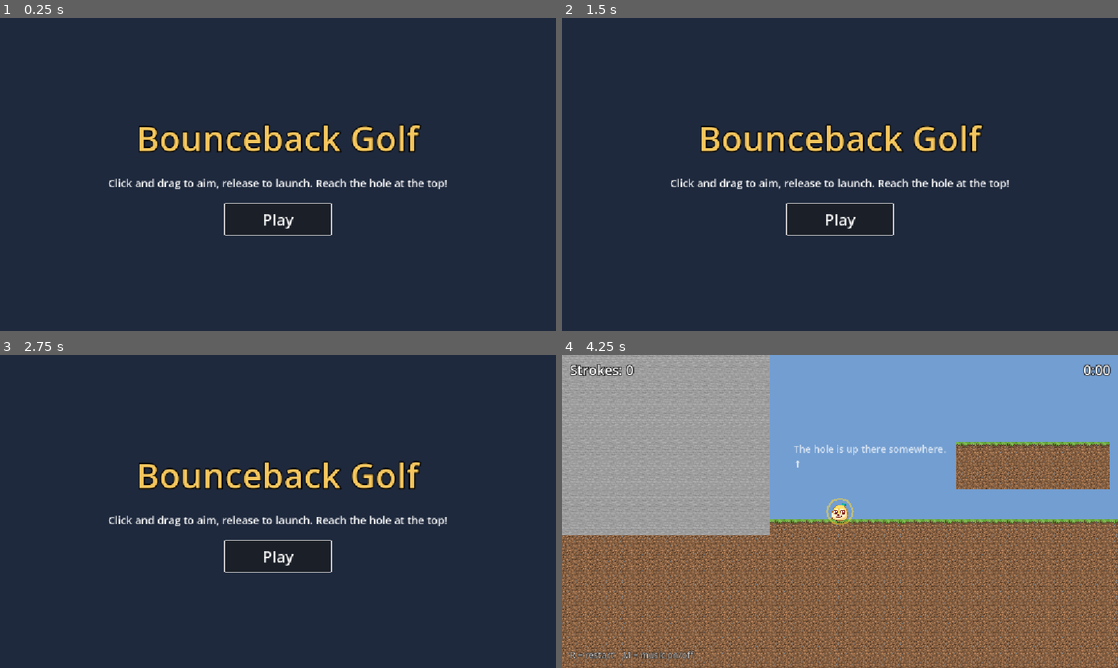
Above: before the commit, frames 1-4 (two rows, left to right).
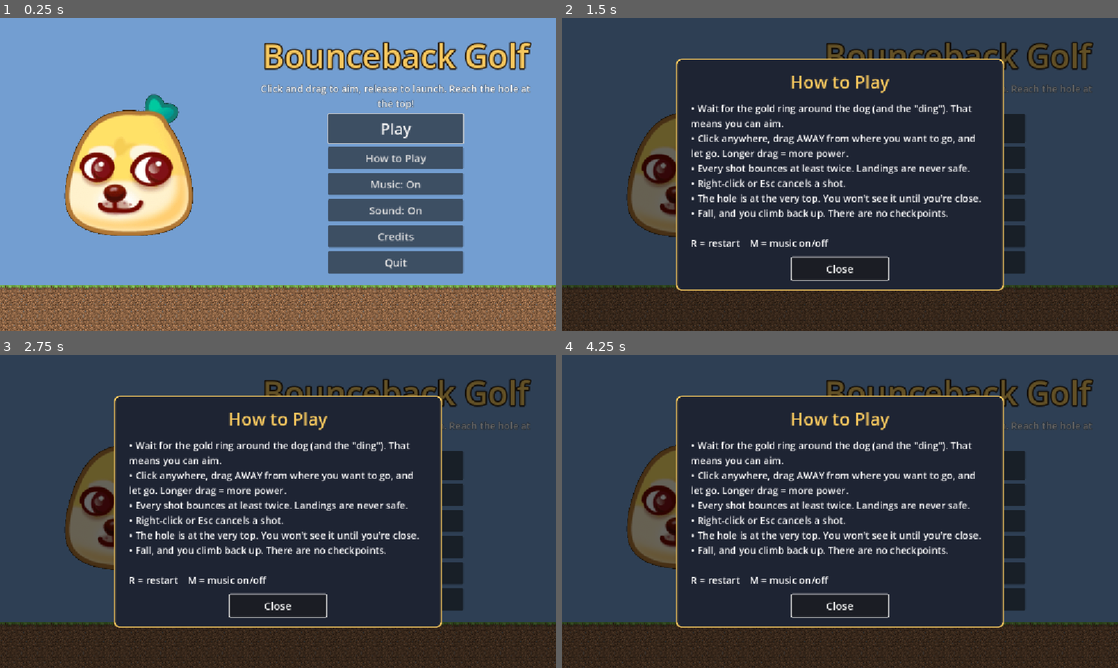
Above: after the commit, the same moments.

Repository: Khazap/bounceback-golf
Game: Godot game, scene res://scenes/ui/Title.tscn
The game is run twice, just before and just after one commit, with the same random seed, the same clock (stepped at 60 frames per second) and the same inputs. Sound files missing from this copy of the repository are replaced by a short silence.
Inputs (mouse positions are in pixels of both pictures, inside the frame that each line leads up to):
- Up to frame 1 (0.25 s): no input
- Up to frame 2 (1.5 s): click (956, 158) at 0.5 s, where only the run after the commit has a clickable "How to Play"; click (956, 183) at 1.25 s, where only the run after the commit has a clickable "Music: On"
- Up to frame 3 (2.75 s): click (394, 545) at 2 s, where only the run after the commit has a clickable "Sound: On"
- Up to frame 4 (4.25 s): click (956, 574) at 2.75 s, where only the run after the commit has a clickable "Credits"; click "Play" at 3.5 s

The runs differ from the first frame. In frame 1, 100% of the frame differs, in the area x 0-100%, y 0-100%; in frame 2, 27%; in frame 3, 27%; in frame 4, 99%.

Commit message:
Main menu, dog icon and itch cover; every shot bounces at least twice
- Title is now a main menu: Play, How to Play, Music/Sound toggles, Credits, Quit (hidden on web)
- In-game Menu button in the HUD
- Dog is the project icon; art/itch_cover.png (630x500) for the itch.io page
- Ball: first 2 landings after a shot always bounce up, then it may stop

Co-Authored-By: Claude Opus 5.5 <noreply@anthropic.com>

Diff:
--- a/project.godot
+++ b/project.godot
@@ -13,7 +13,7 @@
 config/name="Bounceback Golf"
 run/main_scene="res://scenes/ui/Title.tscn"
 config/features=PackedStringArray("4.7", "GL Compatibility")
-config/icon="res://icon.svg"
+config/icon="res://art/dog.png"
 
 [autoload]
 
--- a/scenes/ui/HUD.tscn
+++ b/scenes/ui/HUD.tscn
@@ -30,6 +30,19 @@
 text = "0:00"
 horizontal_alignment = 2
 
+[node name="MenuButton" type="Button" parent="."]
+anchors_preset = 1
+anchor_left = 1.0
+anchor_right = 1.0
+offset_left = -116.0
+offset_top = 58.0
+offset_right = -16.0
+offset_bottom = 94.0
+grow_horizontal = 0
+focus_mode = 0
+theme_override_font_sizes/font_size = 18
+text = "Menu"
+
 [node name="HintLabel" type="Label" parent="."]
 anchors_preset = 2
 anchor_top = 1.0
--- a/scenes/ui/Title.tscn
+++ b/scenes/ui/Title.tscn
@@ -1,6 +1,21 @@
 [gd_scene format=3]
 
 [ext_resource type="Script" path="res://scripts/title.gd" id="1_title"]
+[ext_resource type="Texture2D" path="res://art/dog.png" id="2_dog"]
+[ext_resource type="Texture2D" path="res://art/tiles/grass.png" id="3_grass"]
+[ext_resource type="Texture2D" path="res://art/tiles/dirt.png" id="4_dirt"]
+
+[sub_resource type="StyleBoxFlat" id="StyleBoxFlat_panel"]
+bg_color = Color(0.12, 0.14, 0.2, 1)
+border_width_left = 3
+border_width_top = 3
+border_width_right = 3
+border_width_bottom = 3
+border_color = Color(0.96, 0.78, 0.37, 1)
+corner_radius_top_left = 12
+corner_radius_top_right = 12
+corner_radius_bottom_right = 12
+corner_radius_bottom_left = 12
 
 [node name="Title" type="Control"]
 layout_mode = 3
@@ -11,7 +26,7 @@
 grow_vertical = 2
 script = ExtResource("1_title")
 
-[node name="Background" type="ColorRect" parent="."]
+[node name="Sky" type="ColorRect" parent="."]
 layout_mode = 1
 anchors_preset = 15
 anchor_right = 1.0
@@ -19,44 +34,185 @@
 grow_horizontal = 2
 grow_vertical = 2
 mouse_filter = 2
-color = Color(0.12, 0.16, 0.24, 1)
-
-[node name="VBox" type="VBoxContainer" parent="."]
+color = Color(0.45, 0.62, 0.82, 1)
+
+[node name="Dirt" type="TextureRect" parent="."]
+texture_repeat = 2
+layout_mode = 1
+anchors_preset = 12
+anchor_top = 1.0
+anchor_right = 1.0
+anchor_bottom = 1.0
+offset_top = -64.0
+grow_horizontal = 2
+grow_vertical = 0
+mouse_filter = 2
+texture = ExtResource("4_dirt")
+expand_mode = 1
+stretch_mode = 1
+
+[node name="Grass" type="TextureRect" parent="."]
+texture_repeat = 2
+layout_mode = 1
+anchors_preset = 12
+anchor_top = 1.0
+anchor_right = 1.0
+anchor_bottom = 1.0
+offset_top = -96.0
+offset_bottom = -64.0
+grow_horizontal = 2
+grow_vertical = 0
+mouse_filter = 2
+texture = ExtResource("3_grass")
+expand_mode = 1
+stretch_mode = 1
+
+[node name="Dog" type="TextureRect" parent="."]
+unique_name_in_owner = true
+layout_mode = 0
+offset_left = 110.0
+offset_top = 150.0
+offset_right = 430.0
+offset_bottom = 470.0
+pivot_offset = Vector2(160, 160)
+mouse_filter = 2
+texture = ExtResource("2_dog")
+expand_mode = 1
+stretch_mode = 5
+
+[node name="Menu" type="VBoxContainer" parent="."]
+layout_mode = 0
+offset_left = 520.0
+offset_top = 20.0
+offset_right = 1120.0
+offset_bottom = 540.0
+theme_override_constants/separation = 8
+alignment = 1
+
+[node name="GameName" type="Label" parent="Menu"]
+layout_mode = 2
+theme_override_colors/font_color = Color(0.96, 0.78, 0.37, 1)
+theme_override_colors/font_outline_color = Color(0.15, 0.1, 0.05, 1)
+theme_override_constants/outline_size = 12
+theme_override_font_sizes/font_size = 68
+text = "Bounceback Golf"
+horizontal_alignment = 1
+
+[node name="HowToPlay" type="Label" parent="Menu"]
+custom_minimum_size = Vector2(0, 56)
+layout_mode = 2
+theme_override_colors/font_outline_color = Color(0, 0, 0, 0.6)
+theme_override_constants/outline_size = 4
+theme_override_font_sizes/font_size = 20
+text = "Click and drag to aim, release to launch. Reach the hole at the top!"
+horizontal_alignment = 1
+autowrap_mode = 3
+
+[node name="PlayButton" type="Button" parent="Menu"]
+unique_name_in_owner = true
+custom_minimum_size = Vector2(280, 60)
+layout_mode = 2
+size_flags_horizontal = 4
+theme_override_font_sizes/font_size = 32
+text = "Play"
+
+[node name="HowToButton" type="Button" parent="Menu"]
+unique_name_in_owner = true
+custom_minimum_size = Vector2(280, 46)
+layout_mode = 2
+size_flags_horizontal = 4
+theme_override_font_sizes/font_size = 22
+text = "How to Play"
+
+[node name="MusicButton" type="Button" parent="Menu"]
+unique_name_in_owner = true
+custom_minimum_size = Vector2(280, 46)
+layout_mode = 2
+size_flags_horizontal = 4
+theme_override_font_sizes/font_size = 22
+text = "Music: On"
+
+[node name="SoundButton" type="Button" parent="Menu"]
+unique_name_in_owner = true
+custom_minimum_size = Vector2(280, 46)
+layout_mode = 2
+size_flags_horizontal = 4
+theme_override_font_sizes/font_size = 22
+text = "Sound: On"
+
+[node name="CreditsButton" type="Button" parent="Menu"]
+unique_name_in_owner = true
+custom_minimum_size = Vector2(280, 46)
+layout_mode = 2
+size_flags_horizontal = 4
+theme_override_font_sizes/font_size = 22
+text = "Credits"
+
+[node name="QuitButton" type="Button" parent="Menu"]
+unique_name_in_owner = true
+custom_minimum_size = Vector2(280, 46)
+layout_mode = 2
+size_flags_horizontal = 4
+theme_override_font_sizes/font_size = 22
+text = "Quit"
+
+[node name="InfoOverlay" type="ColorRect" parent="."]
+unique_name_in_owner = true
+visible = false
+layout_mode = 1
+anchors_preset = 15
+anchor_right = 1.0
+anchor_bottom = 1.0
+grow_horizontal = 2
+grow_vertical = 2
+color = Color(0, 0, 0, 0.6)
+
+[node name="Panel" type="PanelContainer" parent="InfoOverlay"]
 layout_mode = 1
 anchors_preset = 8
 anchor_left = 0.5
 anchor_top = 0.5
 anchor_right = 0.5
 anchor_bottom = 0.5
-offset_left = -400.0
-offset_top = -160.0
-offset_right = 400.0
-offset_bottom = 160.0
-grow_horizontal = 2
-grow_vertical = 2
-theme_override_constants/separation = 28
-alignment = 1
-
-[node name="GameName" type="Label" parent="VBox"]
+offset_left = -340.0
+offset_top = -230.0
+offset_right = 340.0
+offset_bottom = 230.0
+grow_horizontal = 2
+grow_vertical = 2
+theme_override_styles/panel = SubResource("StyleBoxFlat_panel")
+
+[node name="Margin" type="MarginContainer" parent="InfoOverlay/Panel"]
+layout_mode = 2
+theme_override_constants/margin_left = 28
+theme_override_constants/margin_top = 20
+theme_override_constants/margin_right = 28
+theme_override_constants/margin_bottom = 20
+
+[node name="VBox" type="VBoxContainer" parent="InfoOverlay/Panel/Margin"]
+layout_mode = 2
+theme_override_constants/separation = 16
+
+[node name="InfoTitle" type="Label" parent="InfoOverlay/Panel/Margin/VBox"]
+unique_name_in_owner = true
 layout_mode = 2
 theme_override_colors/font_color = Color(0.96, 0.78, 0.37, 1)
-theme_override_colors/font_outline_color = Color(0, 0, 0, 1)
-theme_override_constants/outline_size = 10
-theme_override_font_sizes/font_size = 72
-text = "Bounceback Golf"
+theme_override_font_sizes/font_size = 36
+text = "How to Play"
 horizontal_alignment = 1
 
-[node name="HowToPlay" type="Label" parent="VBox"]
-layout_mode = 2
-theme_override_font_sizes/font_size = 22
-text = "Click and drag to aim, release to launch. Reach the hole at the top!"
-horizontal_alignment = 1
+[node name="InfoText" type="Label" parent="InfoOverlay/Panel/Margin/VBox"]
+unique_name_in_owner = true
+layout_mode = 2
+size_flags_vertical = 3
+theme_override_font_sizes/font_size = 20
+text = "..."
 autowrap_mode = 3
 
-[node name="PlayButton" type="Button" parent="VBox"]
-unique_name_in_owner = true
-custom_minimum_size = Vector2(220, 64)
-layout_mode = 2
-size_flags_horizontal = 4
-theme_override_font_sizes/font_size = 32
-text = "Play"
+[node name="CloseButton" type="Button" parent="InfoOverlay/Panel/Margin/VBox"]
+unique_name_in_owner = true
+custom_minimum_size = Vector2(200, 46)
+layout_mode = 2
+size_flags_horizontal = 4
+theme_override_font_sizes/font_size = 22
+text = "Close"
--- a/scripts/audio_manager.gd
+++ b/scripts/audio_manager.gd
@@ -20,6 +20,8 @@
 const MUSIC_VOLUME_DB := -8.0  # negative = quieter than the sound effects
 
 var music_player: AudioStreamPlayer
+var music_on := true  # the main menu's Music button changes these
+var sound_on := true
 
 
 func _ready() -> void:
@@ -35,6 +37,8 @@
 
 ## Plays a sound effect once. volume: 1.0 = full, 0.5 = half. pitch: 1.0 = normal.
 func play(sound_name: String, volume: float = 1.0, pitch: float = 1.0) -> void:
+	if not sound_on:
+		return
 	var player := AudioStreamPlayer.new()
 	player.stream = SOUNDS[sound_name]
 	player.volume_db = linear_to_db(volume)
@@ -44,6 +48,15 @@
 	player.finished.connect(player.queue_free)  # delete it when it's done
 
 
+func set_music_on(on: bool) -> void:
+	music_on = on
+	music_player.stream_paused = not on
+
+
+func set_sound_on(on: bool) -> void:
+	sound_on = on
+
+
 func _unhandled_input(event: InputEvent) -> void:
 	if event is InputEventKey and event.pressed and not event.echo and event.keycode == KEY_M:
-		music_player.stream_paused = not music_player.stream_paused
+		set_music_on(not music_on)
--- a/scripts/ball.gd
+++ b/scripts/ball.gd
@@ -9,9 +9,10 @@
 ##   Right-click or Esc while dragging cancels the shot.
 ##
 ## How it bounces:
-##   Hits faster than STOP_SPEED bounce hard (BOUNCE).
-##   Below STOP_SPEED, on flat ground, the ball stops dead.
-##   On slopes it doesn't stop: it slides off.
+##   After every shot, the first MIN_BOUNCES landings ALWAYS bounce up (at
+##   least MIN_BOUNCE_SPEED), so you can't stick a soft landing.
+##   After that: hits faster than STOP_SPEED bounce hard (BOUNCE), slower
+##   ones on flat ground stop dead. On slopes it never stops: it slides off.
 ##
 ## Main.tscn uses these (don't rename them):
 ##   signal launched, signal came_to_rest, var input_enabled, func reset_to()
@@ -34,6 +35,8 @@
                             # (500 = hops lower than about 4 tiles stop instead)
 const MAX_SPEED := 1800.0   # top speed, so long falls never skip through a ledge
 const REST_TIME := 0.2      # how long it must be stopped before you can aim again
+const MIN_BOUNCES := 2      # every shot bounces at least this many times
+const MIN_BOUNCE_SPEED := 320.0  # those forced bounces go up at least this fast (about 2 tiles high)
 
 # --- Look and feel
 const MAX_STRETCH := 0.35   # how much the dog stretches at full power (35%)
@@ -50,6 +53,8 @@
 var at_rest := true            # true when the ball is stopped and can shoot
 var still_time := 0.0          # how long the ball has been stopped
 var air_time := 0.0            # time since launch (so we don't stop it instantly)
+var bounces_left := 0          # forced bounces still to do for this shot
+var was_on_ground := false     # touching the ground last physics step?
 var last_velocity := Vector2.ZERO  # speed last physics frame (for squish and sound)
 var stretch_angle := 0.0       # which way the dog is being stretched
 var squish_tween: Tween
@@ -122,6 +127,7 @@
 	at_rest = false
 	still_time = 0.0
 	air_time = 0.0
+	bounces_left = MIN_BOUNCES
 	apply_central_impulse(shot * POWER)
 	launched.emit()
 	AudioManager.play("launch", 0.5 + 0.5 * shot.length() / MAX_DRAG)
@@ -134,24 +140,47 @@
 
 # --- Physics: speed cap, stop dead, teleport --------------------------------
 
+## Runs every physics step, in this order:
+##   1. teleport (if reset_to was called)  2. speed cap
+##   3. forced bounce on landing           4. otherwise maybe stop dead
 func _integrate_forces(state: PhysicsDirectBodyState2D) -> void:
+	if reset_pending:
+		state.transform = Transform2D(0.0, reset_position)
+		state.linear_velocity = Vector2.ZERO
+		state.angular_velocity = 0.0
+		reset_pending = false
+		return
+
 	state.linear_velocity = state.linear_velocity.limit_length(MAX_SPEED)
 
-	# Stop dead: slow AND touching flat ground. (A normal pointing almost
-	# straight up, y < -0.9, means flat. Slopes are steeper, so you slide.)
+	# Each contact has a "normal": the direction pointing away from the
+	# surface. Pointing up (y below -0.5) means we're on the ground, not a wall.
+	var on_ground := false
+	for i in state.get_contact_count():
+		if state.get_contact_local_normal(i).y < -0.5:
+			on_ground = true
+
+	# Forced bounces: the moment we land (not on ground -> on ground), if this
+	# shot still owes bounces, kick the ball back up at least MIN_BOUNCE_SPEED.
+	# (Up is negative Y, so "at least this fast upward" = minf with a negative.)
+	if on_ground and not was_on_ground and bounces_left > 0 and air_time > 0.05:
+		var v := state.linear_velocity
+		v.y = minf(v.y, -MIN_BOUNCE_SPEED)
+		state.linear_velocity = v
+		bounces_left -= 1
+		was_on_ground = on_ground
+		return  # skip the stop check this step, or it would cancel the bounce
+	was_on_ground = on_ground
+
+	# Stop dead: no forced bounces left, slow, AND touching flat ground. (A
+	# normal with y < -0.9 is nearly straight up = flat. Slopes are steeper.)
 	# air_time > 0.15 so a weak shot isn't cancelled the moment it starts.
-	if air_time > 0.15 and state.linear_velocity.length() < STOP_SPEED:
+	if bounces_left == 0 and air_time > 0.15 and state.linear_velocity.length() < STOP_SPEED:
 		for i in state.get_contact_count():
 			if state.get_contact_local_normal(i).y < -0.9:
 				state.linear_velocity = Vector2.ZERO
 				state.angular_velocity = 0.0
 				break
-
-	if reset_pending:
-		state.transform = Transform2D(0.0, reset_position)
-		state.linear_velocity = Vector2.ZERO
-		state.angular_velocity = 0.0
-		reset_pending = false
 
 
 ## Teleports the ball and stops it (used by Main for spawn, R and Play Again).
@@ -163,6 +192,7 @@
 	_stop_aiming()
 	at_rest = true
 	still_time = 0.0
+	bounces_left = 0
 
 
 # --- Stretch while pulling ---------------------------------------------------
--- a/scripts/hud.gd
+++ b/scripts/hud.gd
@@ -11,6 +11,14 @@
 	# Update the stroke text whenever GameManager says the count changed.
 	GameManager.stroke_count_changed.connect(_on_stroke_count_changed)
 	_on_stroke_count_changed(GameManager.stroke_count)  # show the current value now
+	# The small Menu button (top right) goes back to the main menu.
+	# Its focus_mode is "none", so Space/Enter can't press it by accident.
+	$MenuButton.pressed.connect(_on_menu_pressed)
+
+
+func _on_menu_pressed() -> void:
+	AudioManager.play("click")
+	get_tree().change_scene_to_file("res://scenes/ui/Title.tscn")
 
 
 func _on_stroke_count_changed(count: int) -> void:
--- a/scripts/title.gd
+++ b/scripts/title.gd
@@ -1,16 +1,91 @@
 extends Control
-## Title screen: game name, how to play, and a Play button.
+## Main menu: game name, a bobbing dog, and the menu buttons.
+## How to Play and Credits share one pop-up panel ("InfoOverlay").
 
-@onready var play_button: Button = %PlayButton  # % = "unique name", found anywhere in the scene
+const HOW_TO_TEXT := """• Wait for the gold ring around the dog (and the "ding"). That means you can aim.
+• Click anywhere, drag AWAY from where you want to go, and let go. Longer drag = more power.
+• Every shot bounces at least twice. Landings are never safe.
+• Right-click or Esc cancels a shot.
+• The hole is at the very top. You won't see it until you're close.
+• Fall, and you climb back up. There are no checkpoints.
+
+R = restart    M = music on/off"""
+
+# TODO: put your names in, and the dog artist's name once you know it.
+const CREDITS_TEXT := """Bounceback Golf, made for the Hack Club Haven game jam.
+
+Game, level and code: our team
+Dog face: "xiaohongdog" sticker (artist credit to add)
+Grass, dirt and stone tiles: (add who made them / where they're from)
+Music and sound effects: generated in code (scripts/sound_maker.gd)
+
+Made with Godot 4.7"""
+
+@onready var dog: TextureRect = %Dog
+@onready var play_button: Button = %PlayButton
+@onready var music_button: Button = %MusicButton
+@onready var sound_button: Button = %SoundButton
+@onready var quit_button: Button = %QuitButton
+@onready var info_overlay: ColorRect = %InfoOverlay
 
 
 func _ready() -> void:
+	GameManager.is_playing = false  # stop the game timer while in the menu
+
 	play_button.pressed.connect(_on_play_pressed)
-	# Give the button keyboard focus, so Enter or Space also presses it.
+	%HowToButton.pressed.connect(_show_info.bind("How to Play", HOW_TO_TEXT))
+	%CreditsButton.pressed.connect(_show_info.bind("Credits", CREDITS_TEXT))
+	%CloseButton.pressed.connect(_close_info)
+	music_button.pressed.connect(_on_music_pressed)
+	sound_button.pressed.connect(_on_sound_pressed)
+	quit_button.pressed.connect(get_tree().quit)
+	# Every button makes a click sound.
+	for button in find_children("*", "Button"):
+		button.pressed.connect(AudioManager.play.bind("click"))
+
+	# A web page can't be "quit", so hide that button in the browser.
+	quit_button.visible = not OS.has_feature("web")
+	_update_toggle_labels()
+	play_button.grab_focus()  # Enter / Space presses Play
+
+	# Make the dog bob up and down forever.
+	var bob := create_tween().set_loops()
+	bob.tween_property(dog, "position:y", dog.position.y - 16, 0.8).set_trans(Tween.TRANS_SINE)
+	bob.tween_property(dog, "position:y", dog.position.y, 0.8).set_trans(Tween.TRANS_SINE)
+
+
+func _on_play_pressed() -> void:
+	get_tree().change_scene_to_file("res://scenes/Main.tscn")
+
+
+func _on_music_pressed() -> void:
+	AudioManager.set_music_on(not AudioManager.music_on)
+	_update_toggle_labels()
+
+
+func _on_sound_pressed() -> void:
+	AudioManager.set_sound_on(not AudioManager.sound_on)
+	_update_toggle_labels()
+
+
+func _update_toggle_labels() -> void:
+	music_button.text = "Music: " + ("On" if AudioManager.music_on else "Off")
+	sound_button.text = "Sound: " + ("On" if AudioManager.sound_on else "Off")
+
+
+func _show_info(title: String, text: String) -> void:
+	%InfoTitle.text = title
+	%InfoText.text = text
+	info_overlay.show()
+	%CloseButton.grab_focus()
+
+
+func _close_info() -> void:
+	info_overlay.hide()
 	play_button.grab_focus()
 
 
-func _on_play_pressed() -> void:
-	AudioManager.play("click")
-	# Swap the whole current scene (this title screen) for the game scene.
-	get_tree().change_scene_to_file("res://scenes/Main.tscn")
+func _unhandled_input(event: InputEvent) -> void:
+	# Esc closes the pop-up.
+	if info_overlay.visible and event is InputEventKey and event.pressed and event.keycode == KEY_ESCAPE:
+		_close_info()
Binary file added: art/itch_cover.png
Not shown, added: art/itch_cover.png.import
